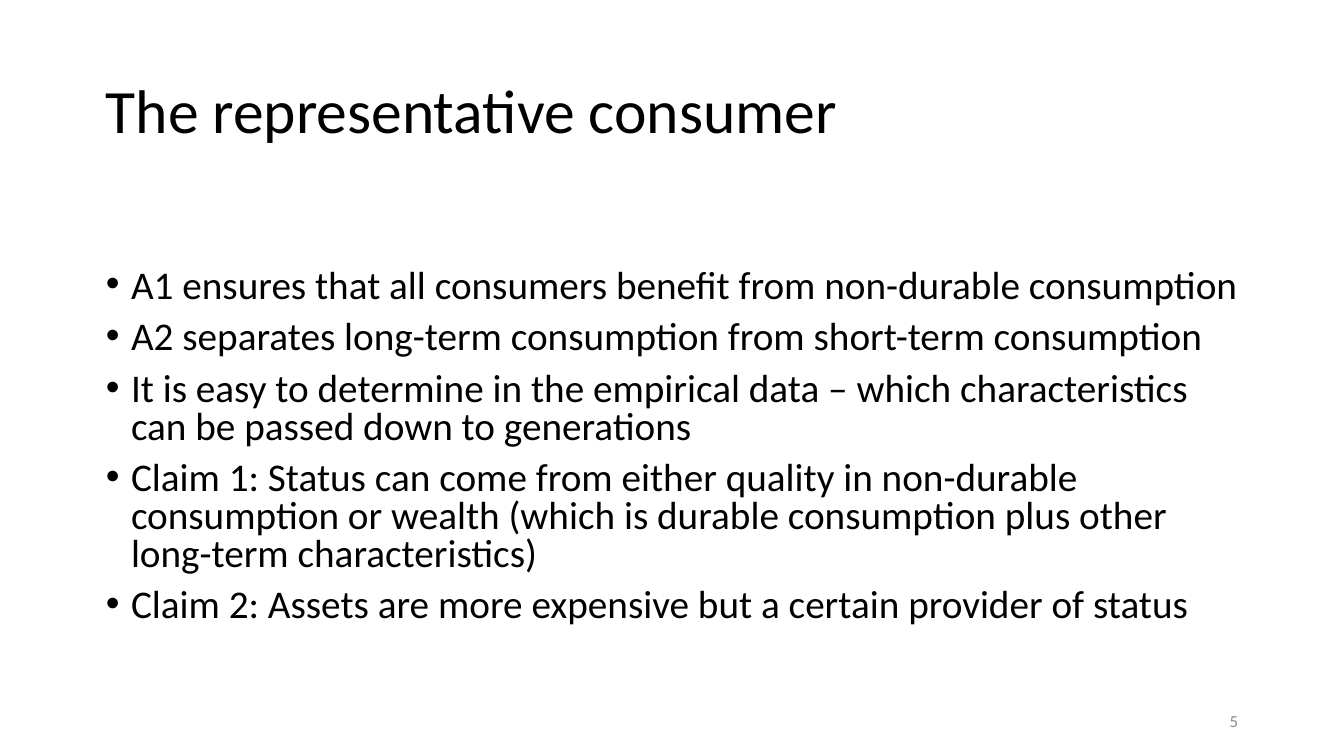
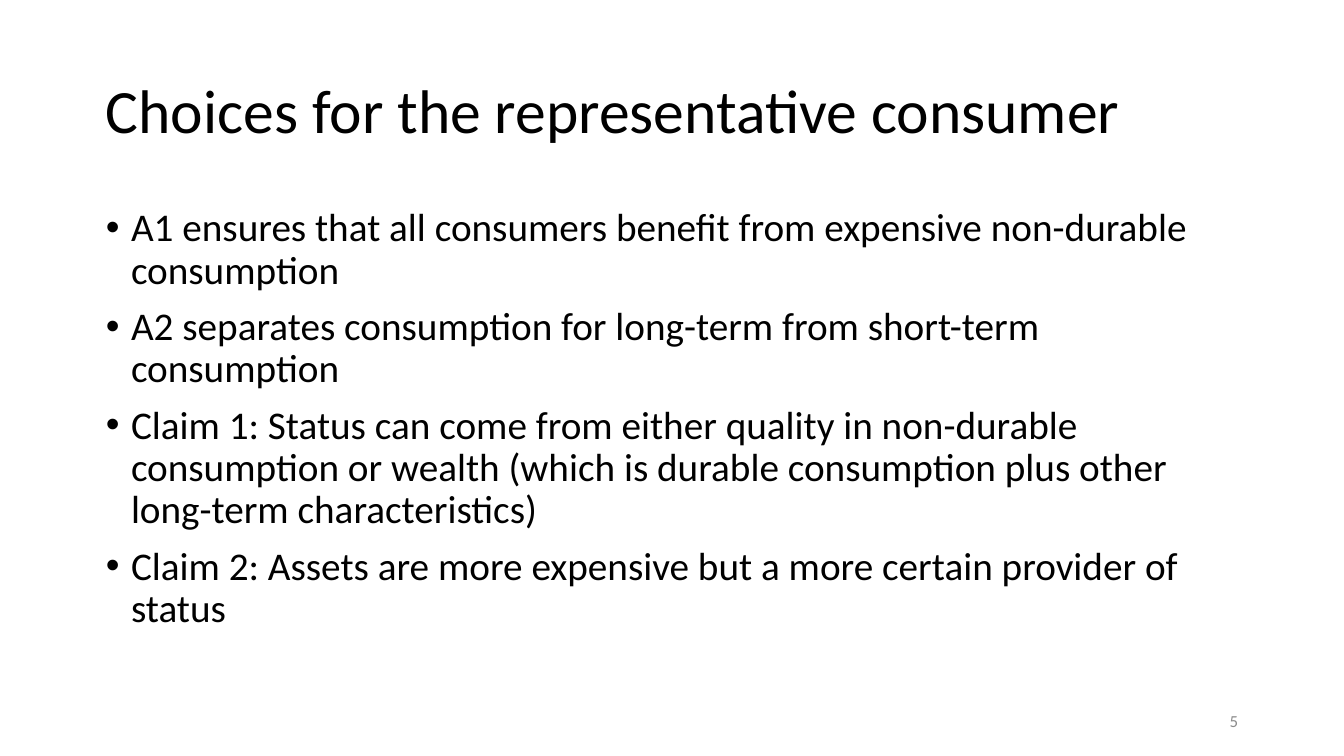
Before and after one commit to anuragr81/research, a slide deck: slide 5 of consumption/presentationFeb2020.pptx. Drawn at 1344x756 pixels with LibreOffice and Linux fonts; fonts in the diff are those of the drawing; background and template pictures are left out. Boxes give left, top, right and bottom in pixels: in the first picture for what was removed or moved away, otherwise in the second. Text is boxed around its words. In the diff, an @@ line names an element or a change of style, - is before the commit and + after.

```diff
--- a/consumption/presentationFeb2020.pptx
+++ b/consumption/presentationFeb2020.pptx
@@ title at <box>106,90,1119,143</box>: text changed @@
-The representative consumer
+Choices for the representative consumer
@@ text at <box>131,213,1187,389</box>: text changed @@
-• A1 ensures that all consumers benefit from non-durable consumption
-• A2 separates long-term consumption from short-term consumption
-• It is easy to determine in the empirical data – which characteristics can be passed down to generations
+• A1 ensures that all consumers benefit from expensive non-durable consumption
+• A2 separates consumption for long-term from short-term consumption
@@ text at <box>131,411,1166,530</box>: line spacing 0.8 to 0.9 @@
@@ text at <box>131,552,1178,623</box>: text changed @@
-• Claim 2: Assets are more expensive but a certain provider of status
+• Claim 2: Assets are more expensive but a more certain provider of status
```
Also in this commit, not shown: 9 other slides changed, 2 slides added, 1 other file.
